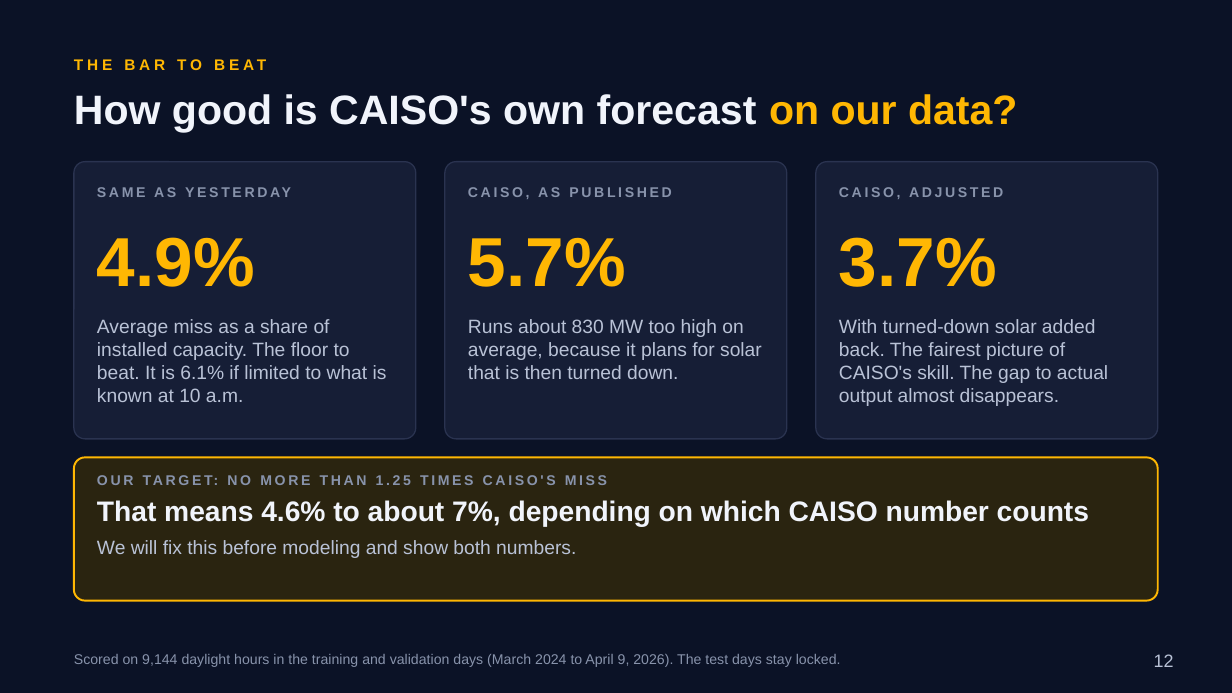
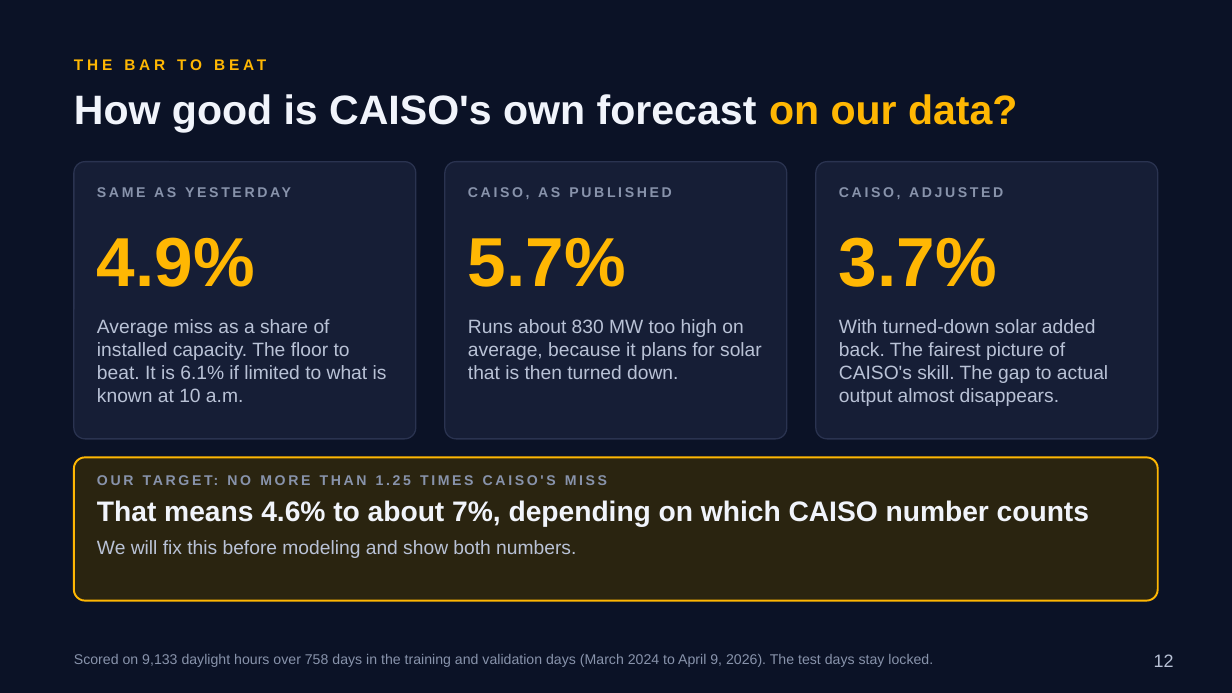
Before and after one commit to RaulSolaNavarro/caiso-solar-forecast, a slide deck: slide 12 of deck/capstone2/Capstone2_Deck.pptx. Drawn at 1232x693 pixels with LibreOffice and Linux fonts; fonts in the diff are those of the drawing. Boxes give left, top, right and bottom in pixels: in the first picture for what was removed or moved away, otherwise in the second. Text is boxed around its words. In the diff, an @@ line names an element or a change of style, - is before the commit and + after.

```diff
--- a/deck/capstone2/Capstone2_Deck.pptx
+++ b/deck/capstone2/Capstone2_Deck.pptx
@@ text at bbox=[74, 654, 933, 667]: text changed @@
-Scored on 9,144 daylight hours in the training and validation days (March 2024 to April 9, 2026). The test days stay locked.
+Scored on 9,133 daylight hours over 758 days in the training and validation days (March 2024 to April 9, 2026). The test days stay locked.
```
Also in this commit, not shown: 2 other slides changed, 6 other files.
